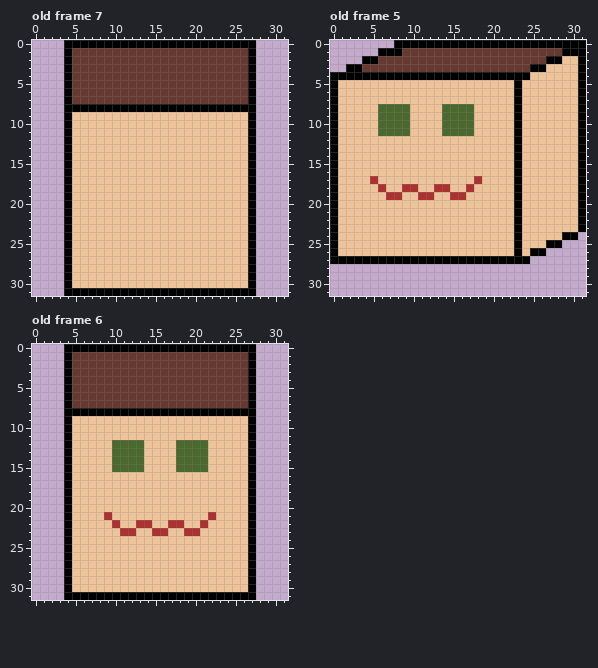
Two versions of one pixel-art file, assets/perry_tamagotchi/player.aseprite. That is the earlier state.
32x32 pixels, 8 frames. Shown: old frame 7, old frame 5, old frame 6. The commit also changed other frames, which this record leaves out.
And afterwards:
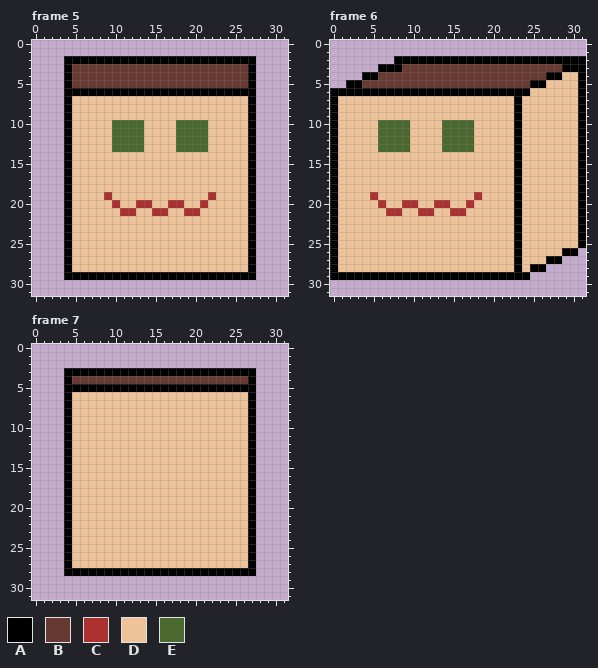
Palette (. is transparent): A #000000  B #663931  C #ac3232  D #eec39a  E #4b692f
A new or re-ordered frame is compared with the old frame closest to it.
The edit:
frames 8 -> 12
frames re-ordered
--- frame 5 against old frame 7, layers "face", "skin_hair", "outline"
@@ x 0..31 @@
- 0 ....AAAAAAAAAAAAAAAAAAAAAAAA....
- 1 ....ABBBBBBBBBBBBBBBBBBBBBBA....
- 2 ....ABBBBBBBBBBBBBBBBBBBBBBA....
+ 0 ................................
+ 1 ................................
+ 2 ....AAAAAAAAAAAAAAAAAAAAAAAA....
  3 ....ABBBBBBBBBBBBBBBBBBBBBBA....
@@ x 0..31 @@
  5 ....ABBBBBBBBBBBBBBBBBBBBBBA....
- 6 ....ABBBBBBBBBBBBBBBBBBBBBBA....
- 7 ....ABBBBBBBBBBBBBBBBBBBBBBA....
- 8 ....AAAAAAAAAAAAAAAAAAAAAAAA....
+ 6 ....AAAAAAAAAAAAAAAAAAAAAAAA....
+ 7 ....ADDDDDDDDDDDDDDDDDDDDDDA....
+ 8 ....ADDDDDDDDDDDDDDDDDDDDDDA....
  9 ....ADDDDDDDDDDDDDDDDDDDDDDA....
-10 ....ADDDDDDDDDDDDDDDDDDDDDDA....
-11 ....ADDDDDDDDDDDDDDDDDDDDDDA....
-12 ....ADDDDDDDDDDDDDDDDDDDDDDA....
-13 ....ADDDDDDDDDDDDDDDDDDDDDDA....
+10 ....ADDDDDEEEEDDDDEEEEDDDDDA....
+11 ....ADDDDDEEEEDDDDEEEEDDDDDA....
+12 ....ADDDDDEEEEDDDDEEEEDDDDDA....
+13 ....ADDDDDEEEEDDDDEEEEDDDDDA....
 14 ....ADDDDDDDDDDDDDDDDDDDDDDA....
@@ x 7..24 @@
 18 DDDDDDDDDDDDDDDDDD
-19 DDDDDDDDDDDDDDDDDD
-20 DDDDDDDDDDDDDDDDDD
-21 DDDDDDDDDDDDDDDDDD
+19 DDCDDDDDDDDDDDDCDD
+20 DDDCDDCCDDCCDDCDDD
+21 DDDDCCDDCCDDCCDDDD
 22 DDDDDDDDDDDDDDDDDD
@@ x 0..31 @@
 28 ....ADDDDDDDDDDDDDDDDDDDDDDA....
-29 ....ADDDDDDDDDDDDDDDDDDDDDDA....
-30 ....ADDDDDDDDDDDDDDDDDDDDDDA....
-31 ....AAAAAAAAAAAAAAAAAAAAAAAA....
+29 ....AAAAAAAAAAAAAAAAAAAAAAAA....
+30 ................................
+31 ................................
--- frame 6 against old frame 5, layers "face", "skin_hair", "outline"
@@ x 0..31 @@
- 0 ........AAAAAAAAAAAAAAAAAAAAAAAA
- 1 ......AAABBBBBBBBBBBBBBBBBBBBAAA
- 2 ....AABBBBBBBBBBBBBBBBBBBBBAADDA
- 3 ..AABBBBBBBBBBBBBBBBBBBBBAADDDDA
- 4 AAAAAAAAAAAAAAAAAAAAAAAAADDDDDDA
- 5 ADDDDDDDDDDDDDDDDDDDDDDADDDDDDDA
- 6 ADDDDDDDDDDDDDDDDDDDDDDADDDDDDDA
+ 0 ................................
+ 1 ................................
+ 2 ........AAAAAAAAAAAAAAAAAAAAAAAA
+ 3 ......AAABBBBBBBBBBBBBBBBBBBBAAA
+ 4 ....AABBBBBBBBBBBBBBBBBBBBBAADDA
+ 5 ..AABBBBBBBBBBBBBBBBBBBBBAADDDDA
+ 6 AAAAAAAAAAAAAAAAAAAAAAAAADDDDDDA
  7 ADDDDDDDDDDDDDDDDDDDDDDADDDDDDDA
- 8 ADDDDDEEEEDDDDEEEEDDDDDADDDDDDDA
- 9 ADDDDDEEEEDDDDEEEEDDDDDADDDDDDDA
+ 8 ADDDDDDDDDDDDDDDDDDDDDDADDDDDDDA
+ 9 ADDDDDDDDDDDDDDDDDDDDDDADDDDDDDA
 10 ADDDDDEEEEDDDDEEEEDDDDDADDDDDDDA
 11 ADDDDDEEEEDDDDEEEEDDDDDADDDDDDDA
-12 ADDDDDDDDDDDDDDDDDDDDDDADDDDDDDA
-13 ADDDDDDDDDDDDDDDDDDDDDDADDDDDDDA
+12 ADDDDDEEEEDDDDEEEEDDDDDADDDDDDDA
+13 ADDDDDEEEEDDDDEEEEDDDDDADDDDDDDA
 14 ADDDDDDDDDDDDDDDDDDDDDDADDDDDDDA
@@ x 0..31 @@
 16 ADDDDDDDDDDDDDDDDDDDDDDADDDDDDDA
-17 ADDDDCDDDDDDDDDDDDCDDDDADDDDDDDA
-18 ADDDDDCDDCCDDCCDDCDDDDDADDDDDDDA
-19 ADDDDDDCCDDCCDDCCDDDDDDADDDDDDDA
-20 ADDDDDDDDDDDDDDDDDDDDDDADDDDDDDA
-21 ADDDDDDDDDDDDDDDDDDDDDDADDDDDDDA
+17 ADDDDDDDDDDDDDDDDDDDDDDADDDDDDDA
+18 ADDDDDDDDDDDDDDDDDDDDDDADDDDDDDA
+19 ADDDDCDDDDDDDDDDDDCDDDDADDDDDDDA
+20 ADDDDDCDDCCDDCCDDCDDDDDADDDDDDDA
+21 ADDDDDDCCDDCCDDCCDDDDDDADDDDDDDA
 22 ADDDDDDDDDDDDDDDDDDDDDDADDDDDDDA
 23 ADDDDDDDDDDDDDDDDDDDDDDADDDDDDDA
-24 ADDDDDDDDDDDDDDDDDDDDDDADDDDDAA.
-25 ADDDDDDDDDDDDDDDDDDDDDDADDDAA...
-26 ADDDDDDDDDDDDDDDDDDDDDDADAA.....
-27 AAAAAAAAAAAAAAAAAAAAAAAAA.......
-28 ................................
-29 ................................
+24 ADDDDDDDDDDDDDDDDDDDDDDADDDDDDDA
+25 ADDDDDDDDDDDDDDDDDDDDDDADDDDDDDA
+26 ADDDDDDDDDDDDDDDDDDDDDDADDDDDAA.
+27 ADDDDDDDDDDDDDDDDDDDDDDADDDAA...
+28 ADDDDDDDDDDDDDDDDDDDDDDADAA.....
+29 AAAAAAAAAAAAAAAAAAAAAAAAA.......
 30 ................................
--- frame 7 against old frame 6, layers "face", "skin_hair", "outline"
@@ x 0..31 @@
- 0 ....AAAAAAAAAAAAAAAAAAAAAAAA....
- 1 ....ABBBBBBBBBBBBBBBBBBBBBBA....
- 2 ....ABBBBBBBBBBBBBBBBBBBBBBA....
- 3 ....ABBBBBBBBBBBBBBBBBBBBBBA....
+ 0 ................................
+ 1 ................................
+ 2 ................................
+ 3 ....AAAAAAAAAAAAAAAAAAAAAAAA....
  4 ....ABBBBBBBBBBBBBBBBBBBBBBA....
- 5 ....ABBBBBBBBBBBBBBBBBBBBBBA....
- 6 ....ABBBBBBBBBBBBBBBBBBBBBBA....
- 7 ....ABBBBBBBBBBBBBBBBBBBBBBA....
- 8 ....AAAAAAAAAAAAAAAAAAAAAAAA....
+ 5 ....AAAAAAAAAAAAAAAAAAAAAAAA....
+ 6 ....ADDDDDDDDDDDDDDDDDDDDDDA....
+ 7 ....ADDDDDDDDDDDDDDDDDDDDDDA....
+ 8 ....ADDDDDDDDDDDDDDDDDDDDDDA....
  9 ....ADDDDDDDDDDDDDDDDDDDDDDA....
@@ x 8..23 @@
 11 DDDDDDDDDDDDDDDD
-12 DDEEEEDDDDEEEEDD
-13 DDEEEEDDDDEEEEDD
-14 DDEEEEDDDDEEEEDD
-15 DDEEEEDDDDEEEEDD
+12 DDDDDDDDDDDDDDDD
+13 DDDDDDDDDDDDDDDD
+14 DDDDDDDDDDDDDDDD
+15 DDDDDDDDDDDDDDDD
 16 DDDDDDDDDDDDDDDD
@@ x 7..24 @@
 20 DDDDDDDDDDDDDDDDDD
-21 DDCDDDDDDDDDDDDCDD
-22 DDDCDDCCDDCCDDCDDD
-23 DDDDCCDDCCDDCCDDDD
+21 DDDDDDDDDDDDDDDDDD
+22 DDDDDDDDDDDDDDDDDD
+23 DDDDDDDDDDDDDDDDDD
 24 DDDDDDDDDDDDDDDDDD
@@ x 0..31 @@
 27 ....ADDDDDDDDDDDDDDDDDDDDDDA....
-28 ....ADDDDDDDDDDDDDDDDDDDDDDA....
-29 ....ADDDDDDDDDDDDDDDDDDDDDDA....
-30 ....ADDDDDDDDDDDDDDDDDDDDDDA....
-31 ....AAAAAAAAAAAAAAAAAAAAAAAA....
+28 ....AAAAAAAAAAAAAAAAAAAAAAAA....
+29 ................................
+30 ................................
+31 ................................
